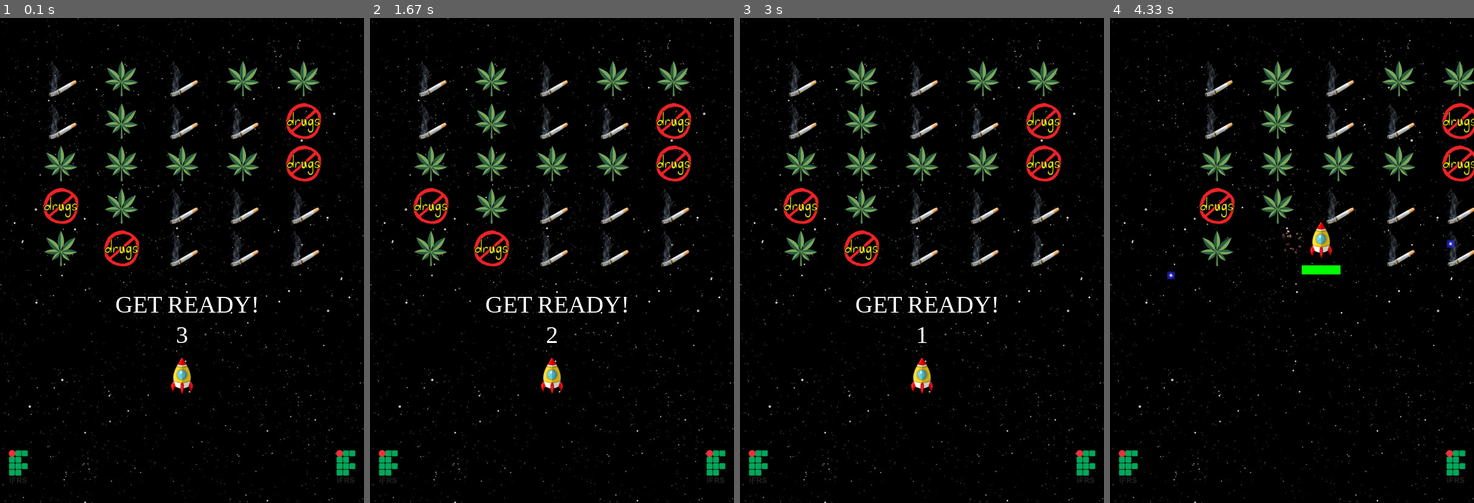
Above: before the commit, frames 1-4 (left to right).
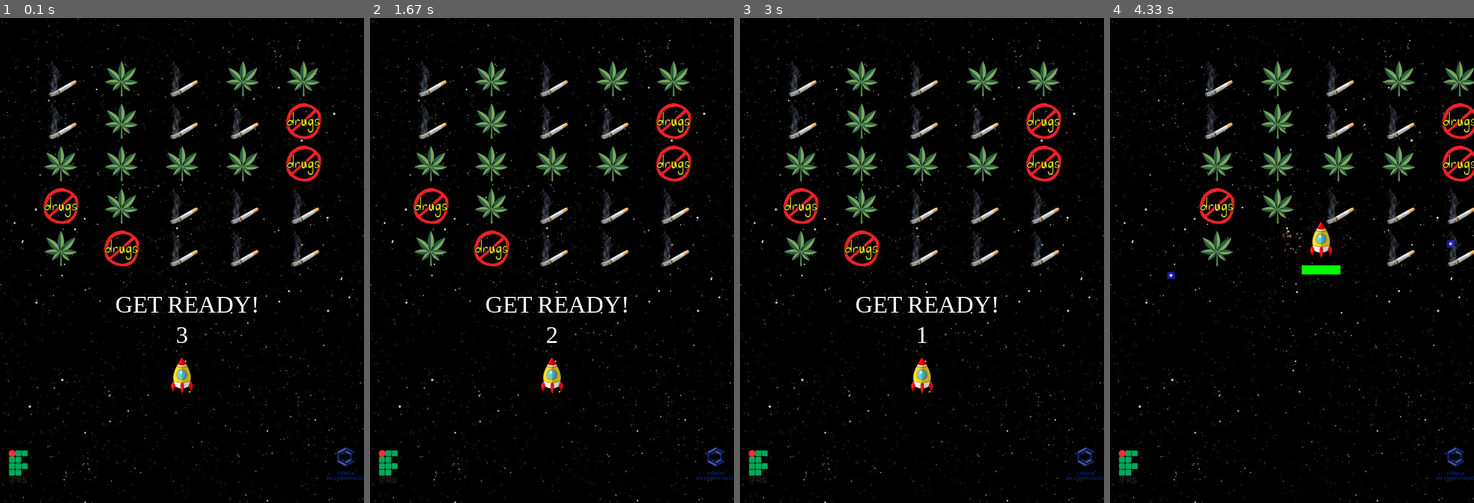
Above: after the commit, the same moments.

Repository: JoaoAlvesC/space-invaders-pygame
Game: pygame game, started from main.py
The game is run twice, just before and just after one commit, with the same random seed, the same clock (stepped at 60 frames per second) and the same inputs.
Inputs:
- Up to frame 1 (0.1 s): no input
- Up to frame 2 (1.67 s): no input
- Up to frame 3 (3 s): no input
- Up to frame 4 (4.33 s): tap Space at 3.4, 3.8, 4.1, 4.3 s; hold Up 3.73-4.2 s; hold Right from 4.23 s (still down)

The runs differ from the first frame. In frame 1, 0.3% of the frame differs, in the area x 89-100%, y 88-96%; in frame 2, 0.3%; in frame 3, 0.3%; in frame 4, 0.3%.

Commit message:
add new imagem to extraLife2

Diff:
--- a/main.py
+++ b/main.py
@@ -11,7 +11,7 @@
 
 mixer.music.load("sound/background.mp3")
 mixer.music.play(-1)
-mixer.music.set_volume(0.20)
+mixer.music.set_volume(0.10)
 
 red = (255, 0, 0)
 green = (0, 255, 0)
@@ -32,7 +32,6 @@
 countdown = 3
 last_count = pygame.time.get_ticks()
 game_over = 0
-
 
 screen = pygame.display.set_mode((screen_width, screen_height))
 pygame.display.set_caption('Invasive drugs')
@@ -209,9 +208,9 @@
             self.kill()
 
 class ExtraLife(pygame.sprite.Sprite):
-    def __init__(self, x, y):
-        pygame.sprite.Sprite.__init__(self)
-        self.image = pygame.image.load("img/ifrs.png")
+    def __init__(self, x, y, path):
+        pygame.sprite.Sprite.__init__(self)
+        self.image = pygame.image.load(path)
         self.rect = self.image.get_rect()
         self.rect.center = [x,y]
 
@@ -240,8 +239,8 @@
 spaceship = Spaceship(int(screen_width / 2), screen_width - 10, 3 )
 spaceship_group.add(spaceship)
 
-extraLife = ExtraLife(30, screen_height - 60 )
-extraLife2 = ExtraLife(screen_width - 30, screen_height - 60 )
+extraLife = ExtraLife(30, screen_height - 60, "img/ifrs.png" )
+extraLife2 = ExtraLife(screen_width - 30, screen_height - 60, "img/computacao.png" )
 extraLife_group.add(extraLife)
 extraLife_group.add(extraLife2)
 
@@ -256,7 +255,7 @@
 
         time_now = pygame.time.get_ticks()
 
-        if time_now - last_alien_shot > alien_cooldown and len(alienBullet_group) < 5 and len(alien_group) > 0:
+        if time_now - last_alien_shot > alien_cooldown and len(alienBullet_group) < 7 and len(alien_group) > 0:
             attacking_alien = random.choice(alien_group.sprites())
             alien_bullet = AlienBullets(attacking_alien.rect.centerx, attacking_alien.rect.bottom)
             alienBullet_group.add(alien_bullet)
Binary file added: img/computacao.png
